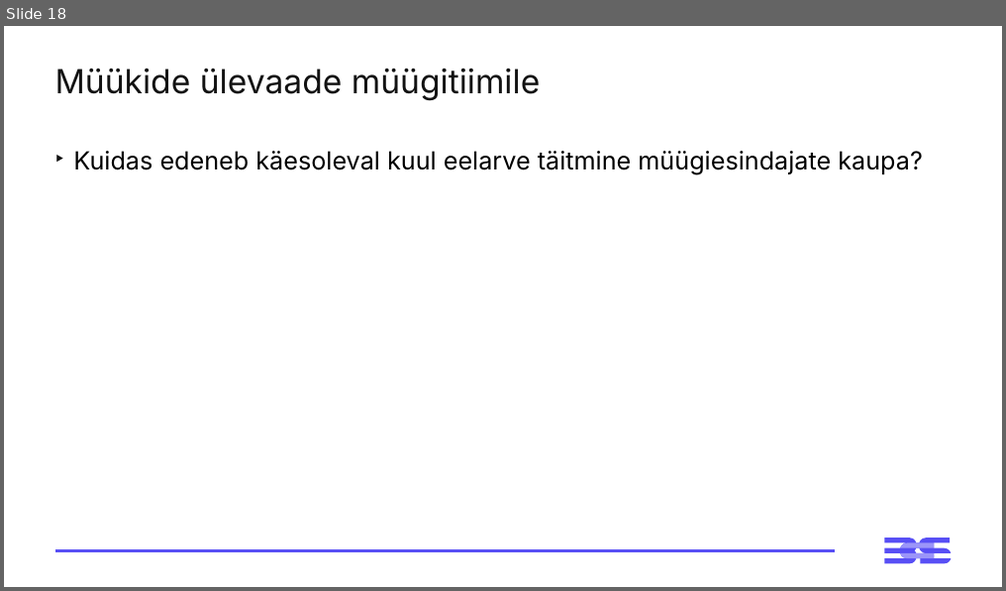
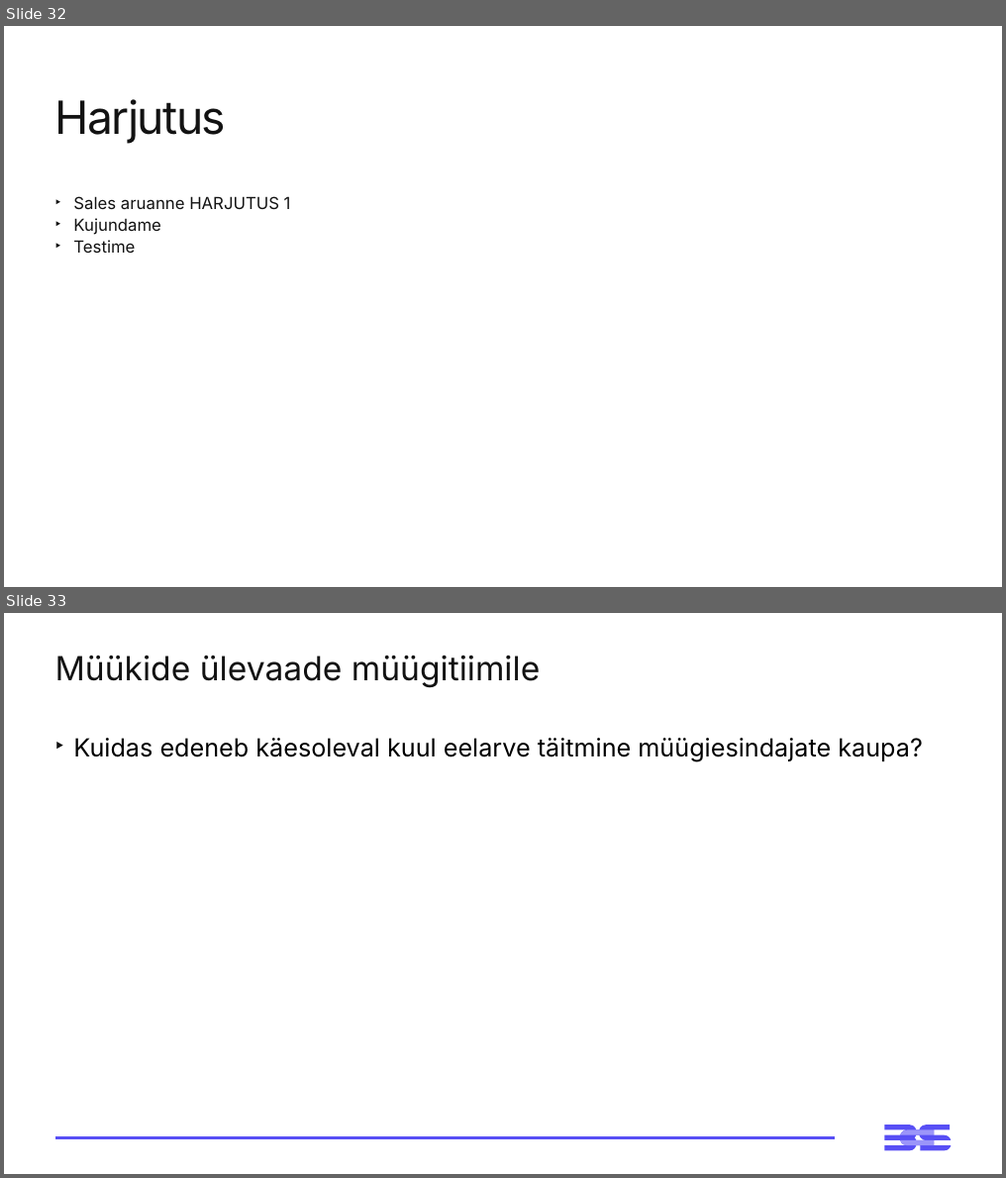
Before and after one commit to emilieabel/andmetarkus, a slide deck: Materjalid/Day3 M Visuaalid Andmelugu/3-paev-andmetarkus-esitlus.pptx. Shown one above the other, each under a label of ours: slide 18 before the commit, slides 32 and 33 after it. The pictures are 1006x591 and 1006x1178 pixels, drawn with LibreOffice and Linux fonts; fonts in the diff are those of the drawing. Boxes give left, top, right and bottom in pixels: in the first picture for what was removed or moved away, otherwise in the second. Text is boxed around its words. In the diff, an @@ line names an element or a change of style, - is before the commit and + after.

```diff
--- a/Materjalid/Day3 M Visuaalid Andmelugu/3-paev-andmetarkus-esitlus.pptx
+++ b/Materjalid/Day3 M Visuaalid Andmelugu/3-paev-andmetarkus-esitlus.pptx
@@ slide 32 added at [4, 26, 1002, 587], background #FFFFFF @@
@@ title added at [55, 99, 227, 144], 44 pt, text #121212 @@
+Harjutus
@@ text added at [73, 196, 291, 253], 16 pt, text #121212 @@
+‣ Sales aruanne HARJUTUS 1
+‣ Kujundame
+‣ Testime
@@ what was slide 18 is now slide 33 @@
```
Also in this commit, not shown: 1 slide changed, 14 other slides added, 1 other file.
